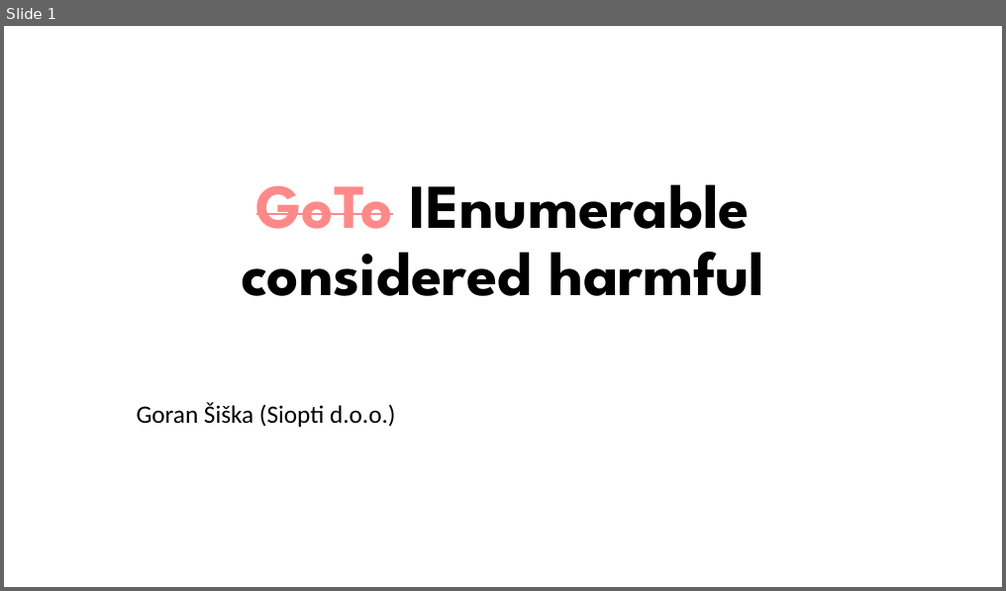
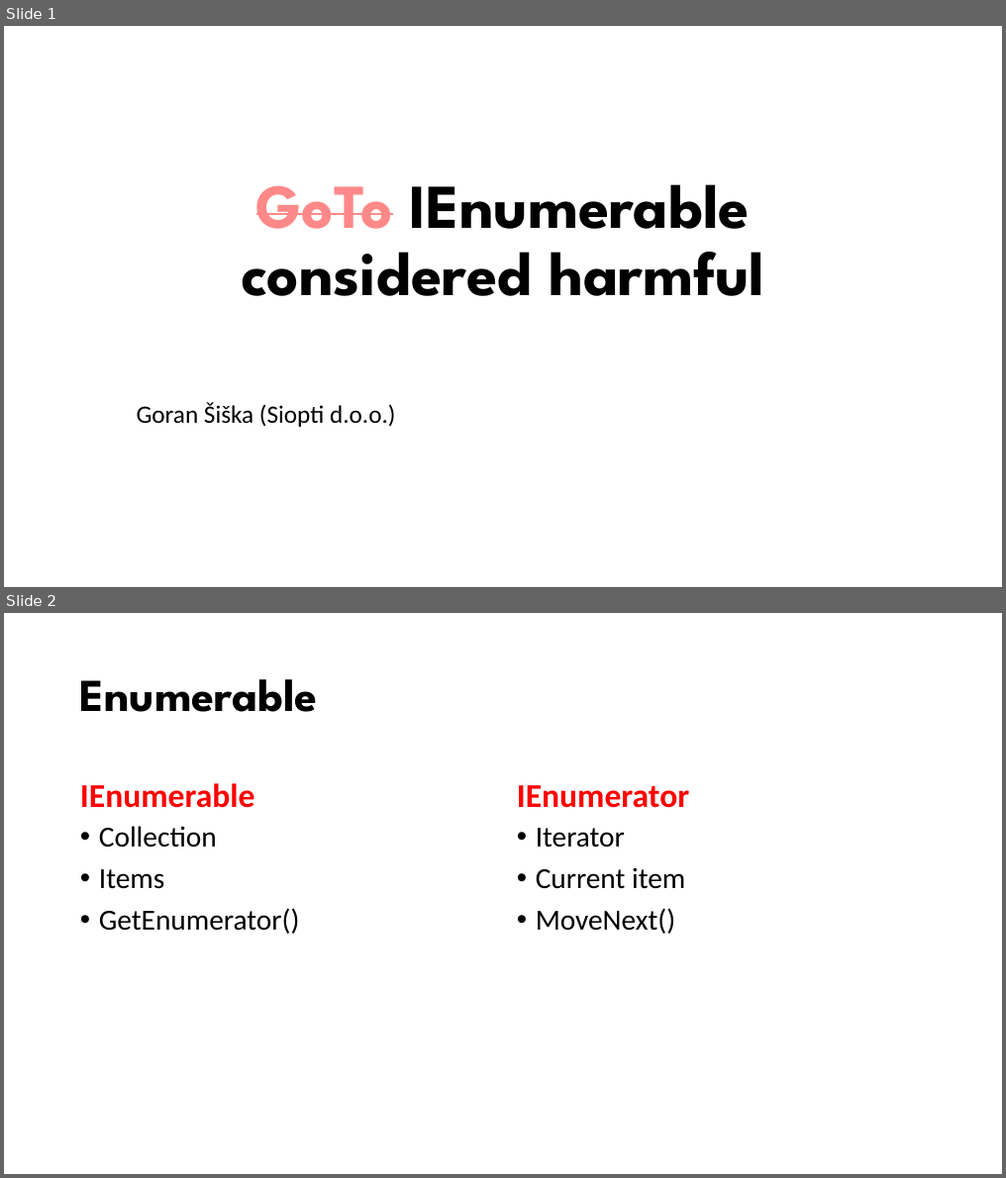
Before and after one commit to GoranSiska/IEnumerableConsideredHarmful, a slide deck: IEnumerable considered harmful.pptx. Shown one above the other, each under a label of ours: slide 1 before the commit, slides 1 and 2 after it. The pictures are 1006x591 and 1006x1178 pixels, drawn with LibreOffice and Linux fonts; fonts in the diff are those of the drawing; background and template pictures are left out. Boxes give left, top, right and bottom in pixels: in the first picture for what was removed or moved away, otherwise in the second. Text is boxed around its words. In the diff, an @@ line names an element or a change of style, - is before the commit and + after.

```diff
--- a/IEnumerable considered harmful.pptx
+++ b/IEnumerable considered harmful.pptx
@@ slide 2 added at <box>4,613,1002,1174</box>, background #FFFFFF @@
@@ title added at <box>80,679,318,712</box>, 44 pt, text #000000, bold @@
+Enumerable
@@ text added at <box>80,783,255,808</box>, 32 pt, text #FF0000, bold @@
+IEnumerable
@@ text added at <box>517,785,689,808</box>, 32 pt, text #FF0000, bold @@
+IEnumerator
@@ text added at <box>99,826,300,934</box>, 28 pt, text #000000 @@
+• Collection
+• Items
+• GetEnumerator()
@@ text added at <box>536,828,685,934</box>, 28 pt, text #000000 @@
+• Iterator
+• Current item
+• MoveNext()
```
Also in this commit, not shown: 2 other slides added, 1 slide removed, 12 other files.
